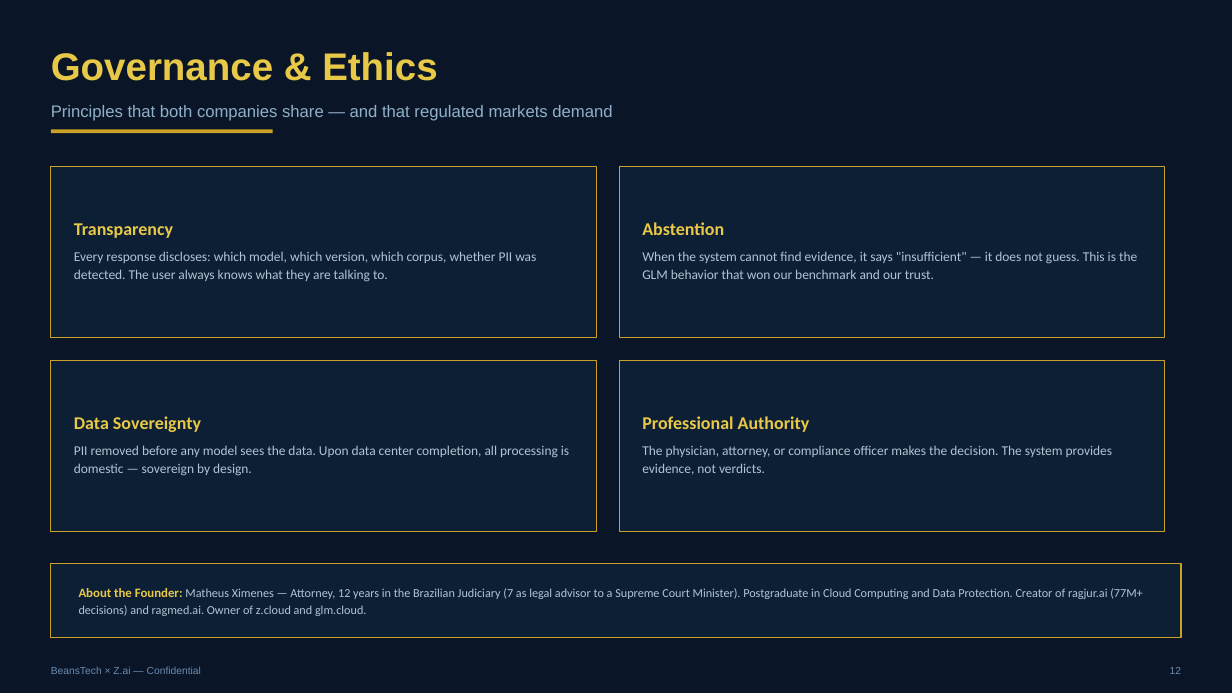
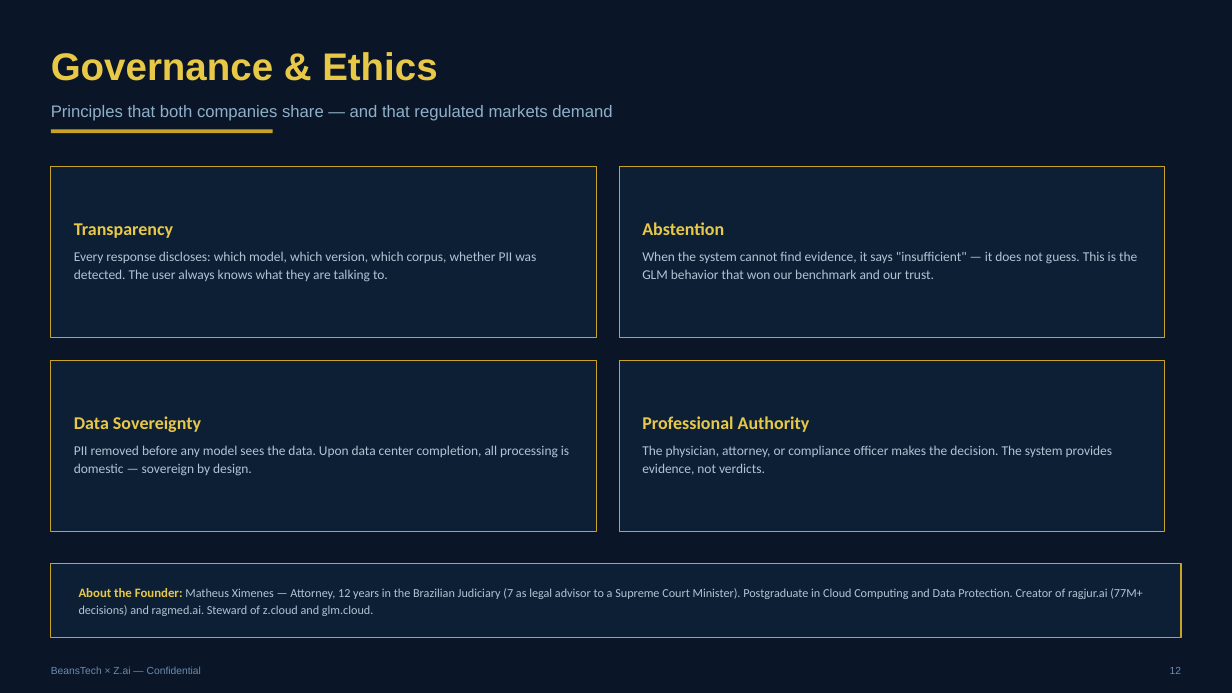
Before and after one commit to beanstechhub/healthtech-infra, a slide deck: slide 12 of apresentacoes/ZCloud-Zai-Parceria-EN.pptx. Drawn at 1232x693 pixels with LibreOffice and Linux fonts; fonts in the diff are those of the drawing. Boxes give left, top, right and bottom in pixels: in the first picture for what was removed or moved away, otherwise in the second. Text is boxed around its words. In the diff, an @@ line names an element or a change of style, - is before the commit and + after.

Commit message:
PPTX: 'Owner of' → 'Steward of' z.cloud/glm.cloud (respeitoso, alinhado ao guia)

```diff
--- a/apresentacoes/ZCloud-Zai-Parceria-EN.pptx
+++ b/apresentacoes/ZCloud-Zai-Parceria-EN.pptx
@@ text at (79, 588, 1142, 616): text changed @@
-About the Founder: Matheus Ximenes — Attorney, 12 years in the Brazilian Judiciary (7 as legal advisor to a Supreme Court Minister). Postgraduate in Cloud Computing and Data Protection. Creator of ragjur.ai (77M+ decisions) and ragmed.ai. Owner of z.cloud and glm.cloud.
+About the Founder: Matheus Ximenes — Attorney, 12 years in the Brazilian Judiciary (7 as legal advisor to a Supreme Court Minister). Postgraduate in Cloud Computing and Data Protection. Creator of ragjur.ai (77M+ decisions) and ragmed.ai. Steward of z.cloud and glm.cloud.
```
Also in this commit, not shown: 3 other files.
